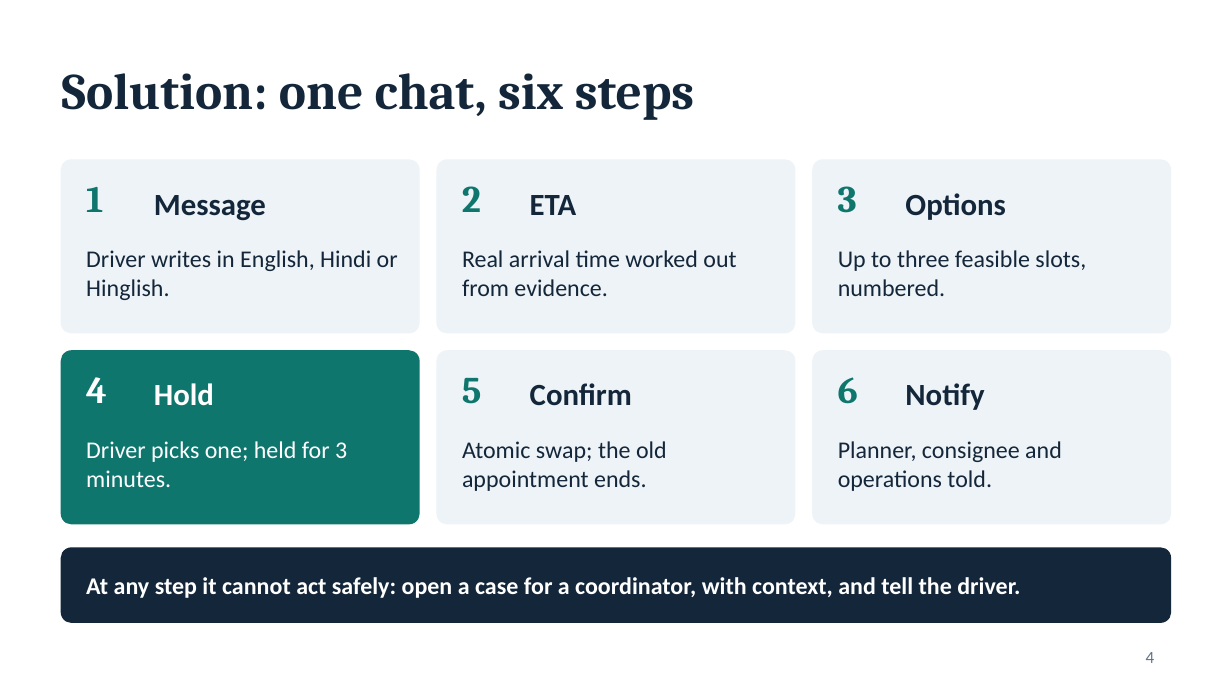
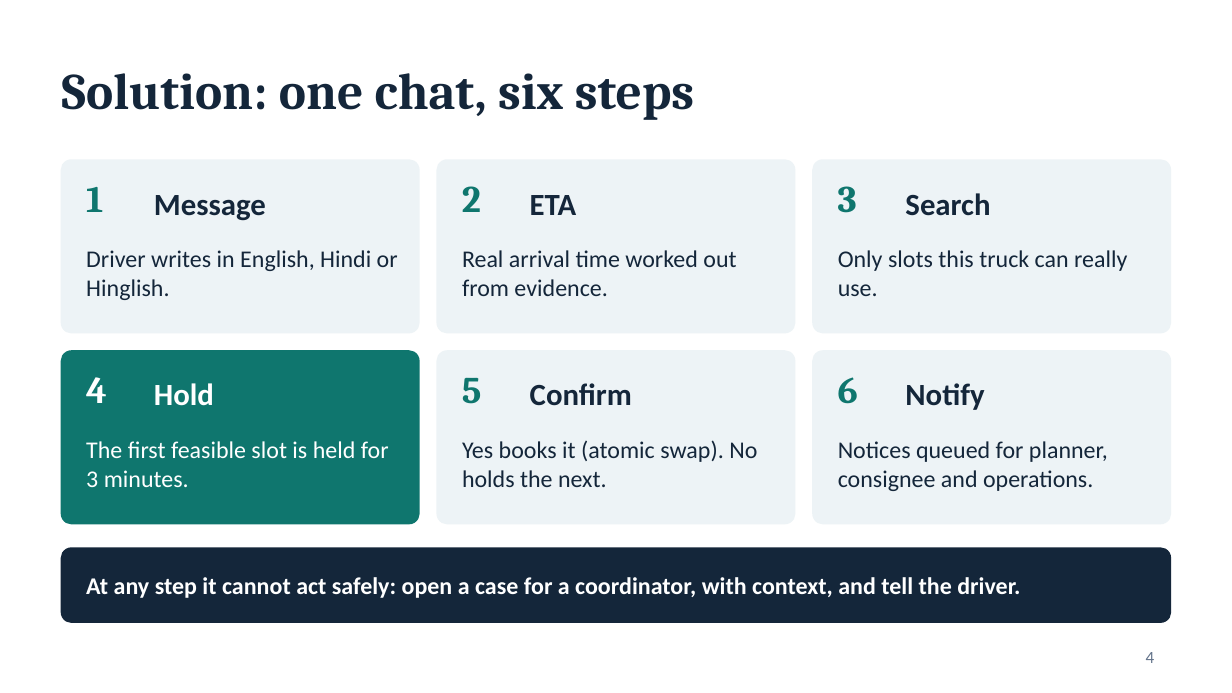
Before and after one commit to vijay-inner-compass/SetuHaul_Rescheduling_Service, a slide deck: slide 4 of docs/SetuHaul-demo.pptx. Drawn at 1232x693 pixels with LibreOffice and Linux fonts; fonts in the diff are those of the drawing. Boxes give left, top, right and bottom in pixels: in the first picture for what was removed or moved away, otherwise in the second. Text is boxed around its words. In the diff, an @@ line names an element or a change of style, - is before the commit and + after.

```diff
--- a/docs/SetuHaul-demo.pptx
+++ b/docs/SetuHaul-demo.pptx
@@ text at (x1=905, y1=193, x2=990, y2=216): text changed @@
-Options
+Search
@@ text at (x1=838, y1=250, x2=1127, y2=296): text changed @@
-Up to three feasible slots, numbered.
+Only slots this truck can really use.
@@ text at (x1=86, y1=441, x2=389, y2=487): text changed @@
-Driver picks one; held for 3 minutes.
+The first feasible slot is held for 3 minutes.
@@ text at (x1=462, y1=440, x2=757, y2=487): text changed @@
-Atomic swap; the old appointment ends.
+Yes books it (atomic swap). No holds the next.
@@ text at (x1=838, y1=441, x2=1108, y2=491): text changed @@
-Planner, consignee and operations told.
+Notices queued for planner, consignee and operations.
```
Also in this commit, not shown: 11 other slides changed, 2 slides added, 1 other file.
